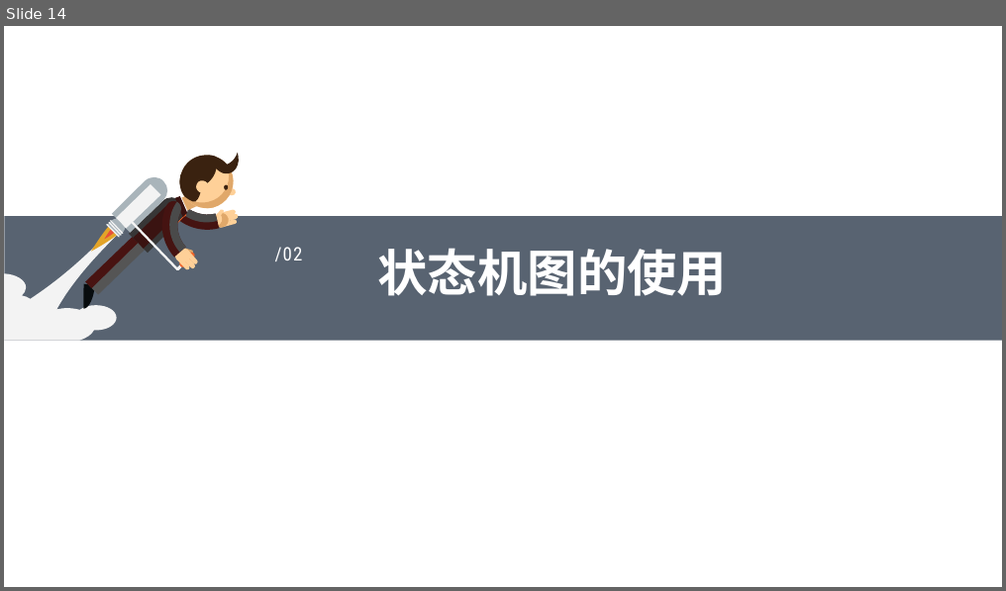
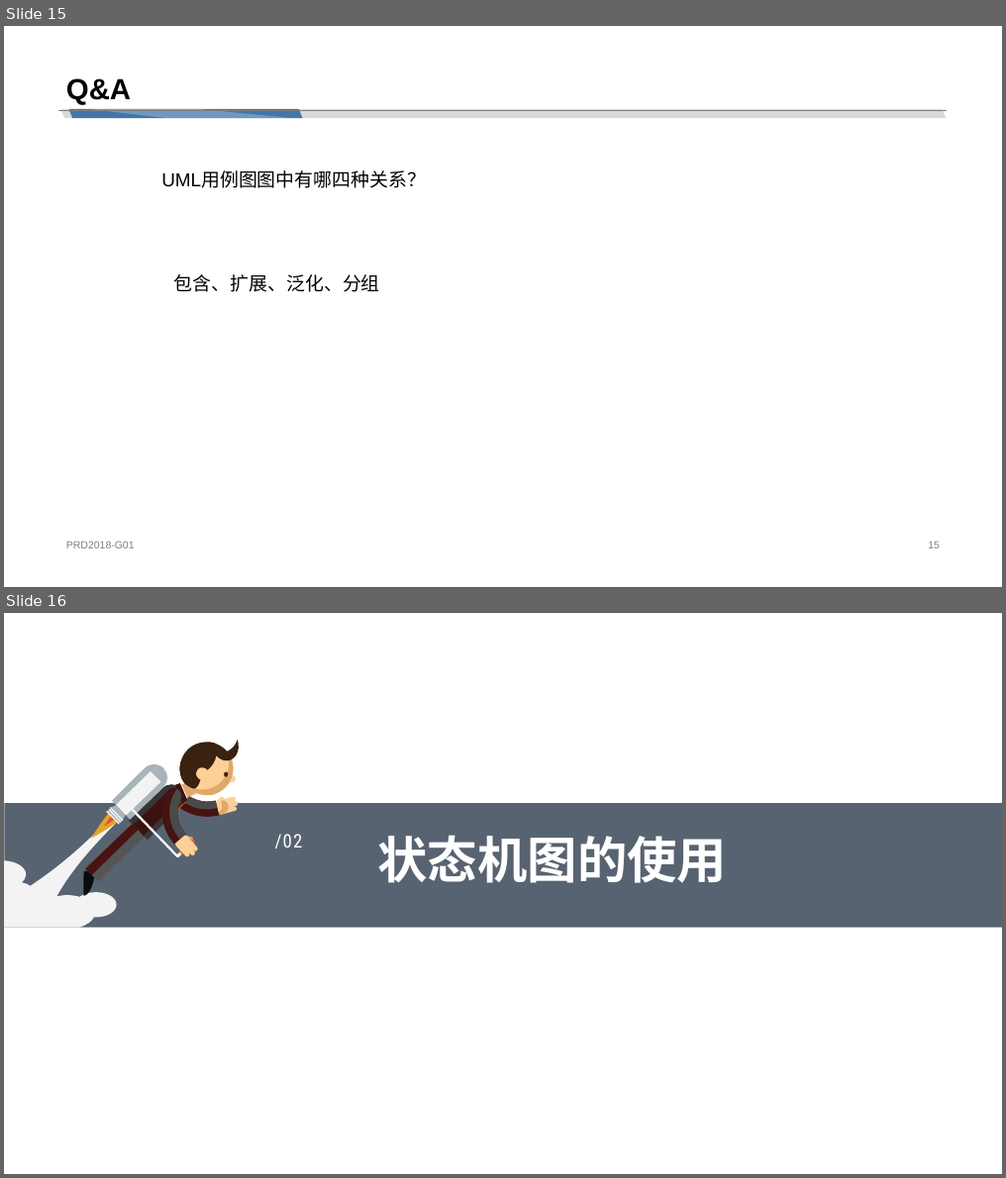
Before and after one commit to cchello/PRD2018-G01, a slide deck: 非受控文档/翻转PPT/UML基础Ⅳ：综合应用及问题解答.pptx. Shown one above the other, each under a label of ours: slide 14 before the commit, slides 15 and 16 after it. The pictures are 1006x591 and 1006x1178 pixels, drawn with LibreOffice and Linux fonts; fonts in the diff are those of the drawing. Boxes give left, top, right and bottom in pixels: in the first picture for what was removed or moved away, otherwise in the second. Text is boxed around its words. In the diff, an @@ line names an element or a change of style, - is before the commit and + after.

```diff
--- a/非受控文档/翻转PPT/UML基础Ⅳ：综合应用及问题解答.pptx
+++ b/非受控文档/翻转PPT/UML基础Ⅳ：综合应用及问题解答.pptx
@@ slide 15 added at bbox=[4, 26, 1002, 587], background #FFFFFF @@
@@ title added at bbox=[66, 78, 131, 105], 28 pt, text #000000, bold @@
+Q&A
@@ line added from (58, 110) to (947, 110), #808080 0.25 pt @@
@@ parallelogram added at bbox=[60, 109, 945, 118], fill #D9D9D9 @@
@@ parallelogram added at bbox=[69, 109, 303, 118], fill #4276AA @@
@@ freeform shape added at bbox=[89, 109, 292, 118], fill #FFFFFF at 25% opacity @@
@@ text added at bbox=[161, 173, 426, 188], 18 pt, text #000000 @@
+UML用例图图中有哪四种关系？
@@ text added at bbox=[174, 274, 380, 292], 18 pt, text #000000 @@
+包含、扩展、泛化、分组
@@ text added at bbox=[66, 542, 135, 549], 10 pt, text #808080 @@
+PRD2018-G01
@@ page number added at bbox=[928, 542, 940, 549], 10 pt, text #808080 @@
+15
@@ what was slide 14 is now slide 16 @@
```
Also in this commit, not shown: 3 slides changed, 3 other slides added.
